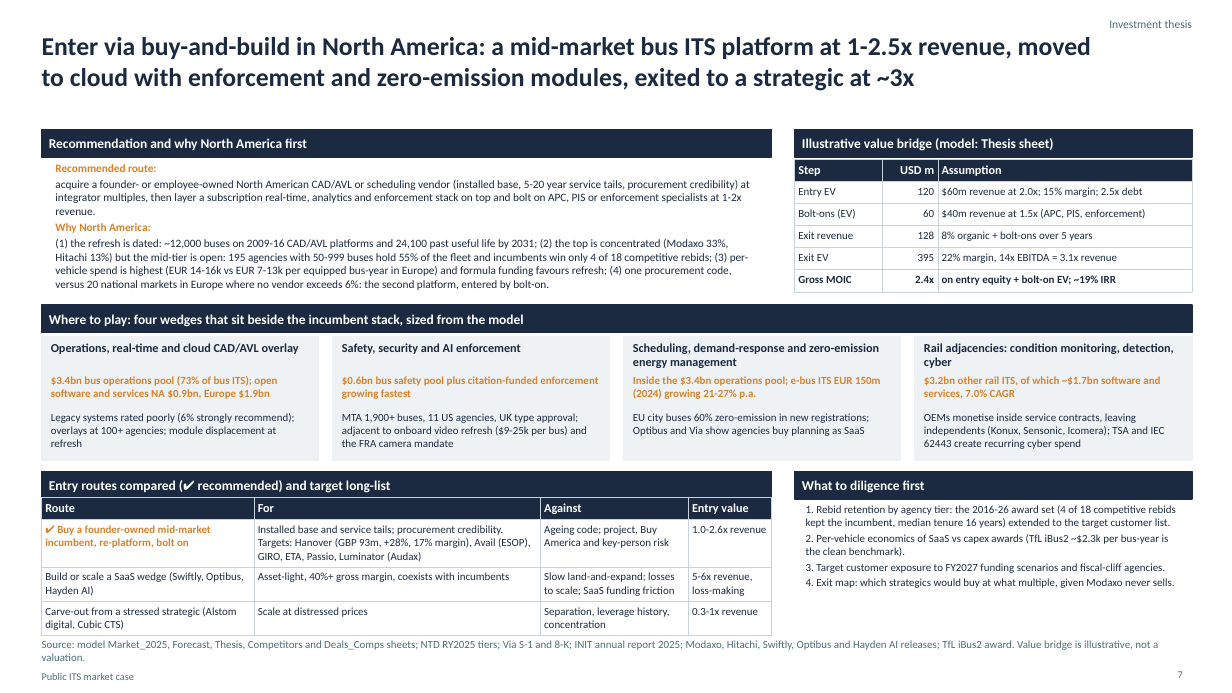
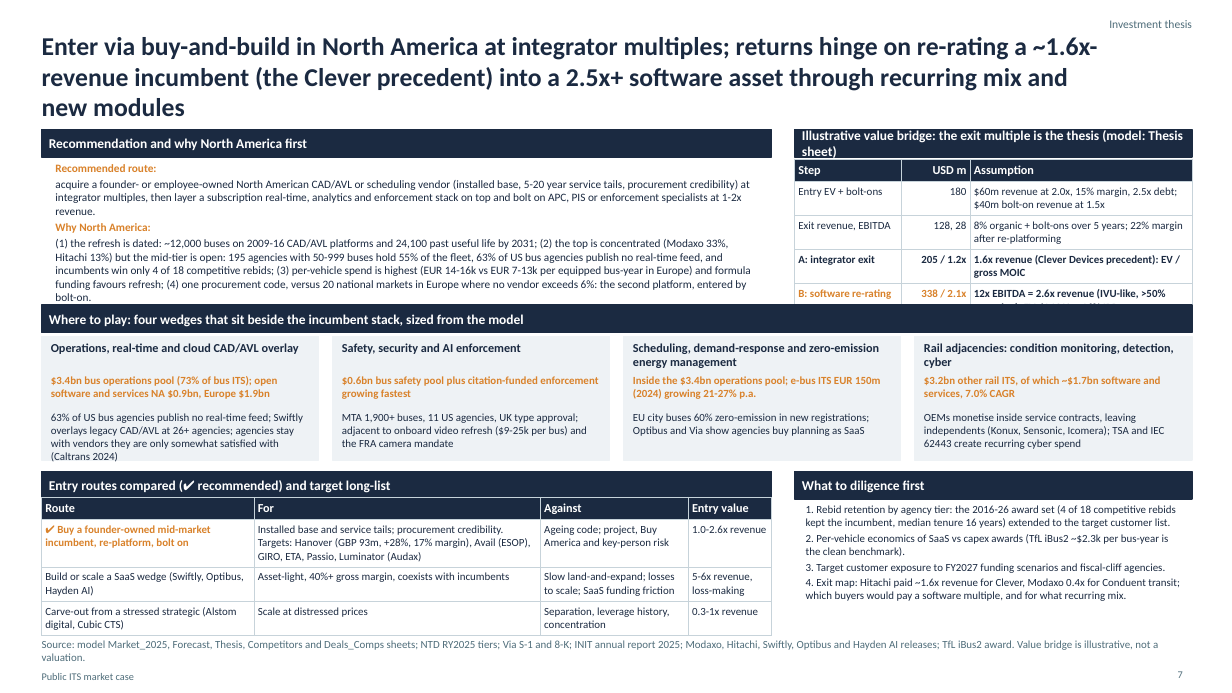
Before and after one commit to matthewkang858/Project-2-, a slide deck: slide 7 of its-market-case/deck/Public_ITS_Market_Case.pptx. Drawn at 1232x693 pixels with LibreOffice and Linux fonts; fonts in the diff are those of the drawing. Boxes give left, top, right and bottom in pixels: in the first picture for what was removed or moved away, otherwise in the second. Text is boxed around its words. In the diff, an @@ line names an element or a change of style, - is before the commit and + after.

```diff
--- a/its-market-case/deck/Public_ITS_Market_Case.pptx
+++ b/its-market-case/deck/Public_ITS_Market_Case.pptx
@@ title at <box>42,37,1098,116</box>: text changed @@
-Enter via buy-and-build in North America: a mid-market bus ITS platform at 1-2.5x revenue, moved to cloud with enforcement and zero-emission modules, exited to a strategic at ~3x
+Enter via buy-and-build in North America at integrator multiples; returns hinge on re-rating a ~1.6x-revenue incumbent (the Clever precedent) into a 2.5x+ software asset through recurring mix and new modules
@@ text at <box>802,130,1183,160</box>: text changed @@
-Illustrative value bridge (model: Thesis sheet)
+Illustrative value bridge: the exit multiple is the thesis (model: Thesis sheet)
@@ table at <box>795,159,1192,308</box> @@
-row 2: Entry EV | 120 | $60m revenue at 2.0x; 15% margin; 2.5x debt
-row 3: Bolt-ons (EV) | 60 | $40m revenue at 1.5x (APC, PIS, enforcement)
-row 4: Exit revenue | 128 | 8% organic + bolt-ons over 5 years
-row 5: Exit EV | 395 | 22% margin, 14x EBITDA = 3.1x revenue
-row 6: Gross MOIC | 2.4x | on entry equity + bolt-on EV; ~19% IRR
+row 2: Entry EV + bolt-ons | 180 | $60m revenue at 2.0x, 15% margin, 2.5x debt; $40m bolt-on revenue at 1.5x
+row 3: Exit revenue, EBITDA | 128, 28 | 8% organic + bolt-ons over 5 years; 22% margin after re-platforming
+row 4: A: integrator exit | 205 / 1.2x | 1.6x revenue (Clever Devices precedent): EV / gross MOIC
+row 5: B: software re-rating | 338 / 2.1x | 12x EBITDA = 2.6x revenue (IVU-like, >50% recurring): EV / MOIC, ~16% IRR
@@ text at <box>55,239,751,305</box>: text changed @@
-(1) the refresh is dated: ~12,000 buses on 2009-16 CAD/AVL platforms and 24,100 past useful life by 2031; (2) the top is concentrated (Modaxo 33%, Hitachi 13%) but the mid-tier is open: 195 agencies with 50-999 buses hold 55% of the fleet and incumbents win only 4 of 18 competitive rebids; (3) per-vehicle spend is highest (EUR 14-16k vs EUR 7-13k per equipped bus-year in Europe) and formula funding favours refresh; (4) one procurement code, versus 20 national markets in Europe where no vendor exceeds 6%: the second platform, entered by bolt-on.
+(1) the refresh is dated: ~12,000 buses on 2009-16 CAD/AVL platforms and 24,100 past useful life by 2031; (2) the top is concentrated (Modaxo 33%, Hitachi 13%) but the mid-tier is open: 195 agencies with 50-999 buses hold 55% of the fleet, 63% of US bus agencies publish no real-time feed, and incumbents win only 4 of 18 competitive rebids; (3) per-vehicle spend is highest (EUR 14-16k vs EUR 7-13k per equipped bus-year in Europe) and formula funding favours refresh; (4) one procurement code, versus 20 national markets in Europe where no vendor exceeds 6%: the second platform, entered by bolt-on.
@@ text at <box>51,413,303,462</box>: text changed @@
-Legacy systems rated poorly (6% strongly recommend); overlays at 100+ agencies; module displacement at refresh
+63% of US bus agencies publish no real-time feed; Swiftly overlays legacy CAD/AVL at 26+ agencies; agencies stay with vendors they are only somewhat satisfied with (Caltrans 2024)
@@ text at <box>806,578,1180,601</box>: text changed @@
-4. Exit map: which strategics would buy at what multiple, given Modaxo never sells.
+4. Exit map: Hitachi paid ~1.6x revenue for Clever, Modaxo 0.4x for Conduent transit; which buyers would pay a software multiple, and for what recurring mix.
```
Also in this commit, not shown: 3 other slides changed, 17 other files.
